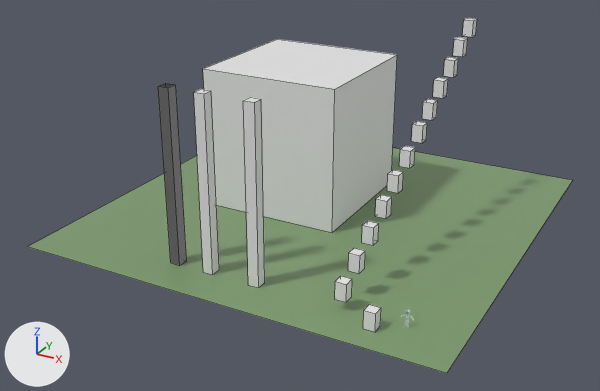
One commit to the Blender file data/source_models/game7_testmap00.blend: the scene before it, then after it.
Before and after are seen from a camera (50 mm lens) standing at (34.3, -67.2, 34.7) and looking at (-0.8, -3.5, 2.8). The lights are fixed; the arrows at lower left show +X, +Y and +Z. Mesh edges are drawn as thin lines on the coarser meshes.

Names of what the first picture shows: 'green cube', 'green cube.002', 'green cube.003', 'green cube.004', 'green cube.005', 'green cube.006', 'green cube.007', 'green cube.008', 'green cube.009', 'green cube.010', 'green cube.011', 'green cube.012', 'green cube.013', 'green cube.014', 'green cube.015', 'green cube.016', 'green cube.017', 'white cube'.
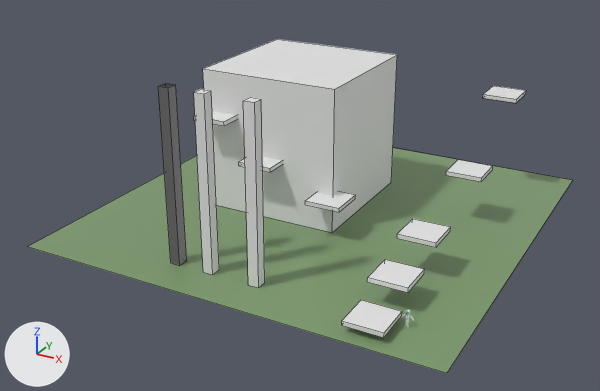
Where the newer file only moved an object's origin or applied its transform, the numbers keep the older frame.

Diff of the bpy script that builds the scene:
```diff
--- a/data/source_models/game7_testmap00.blend.py
+++ b/data/source_models/game7_testmap00.blend.py
@@ me_cube_006 @@
 me_cube_006.from_pydata(...)  # 8 vertices, 6 faces; spans x 9.34..10.34, y -16.21..-15.21, z 0.93..2.53
 # used by ob_green_cube_005; location = (0.0, 0.0, 0.0)
+# me_cube_006 part 2: the whole mesh is scaled about its middle by (3.44, 3.44, 0.261), then moved by (3.15, 8.94, 1.84)
@@ me_cube_007 @@
 me_cube_007.from_pydata(...)  # 8 vertices, 6 faces; spans x 9.34..10.34, y -13.87..-12.87, z 2.37..3.97
 # used by ob_green_cube_006; location = (0.0, 0.0, 0.0)
+# me_cube_007 part 3: the whole mesh is scaled about its middle by (3.44, 3.44, 0.261), then moved by (3.15, 0.71, -0.85)
@@ me_cube_008 @@
 me_cube_008.from_pydata(...)  # 8 vertices, 6 faces; spans x 9.34..10.34, y -11.36..-10.36, z 3.75..5.35
 # used by ob_green_cube_007; location = (0.0, 0.0, 0.0)
+# me_cube_008 part 4: the whole mesh is scaled about its middle by (3.44, 3.44, 0.261), then moved by (3.15, 15.8, 0.56)
@@ me_cube_009 @@
 me_cube_009.from_pydata(...)  # 8 vertices, 6 faces; spans x 9.34..10.34, y -8.8..-7.8, z 5.1..6.7
 # used by ob_green_cube_008; location = (0.0, 0.0, 0.0)
+# me_cube_009 part 5: the whole mesh is scaled about its middle by (3.44, 3.44, 0.261), then moved by (3.15, 23.19, 4.1)
@@ me_cube_010 @@
 me_cube_010.from_pydata(...)  # 8 vertices, 6 faces; spans x 9.34..10.34, y -6.46..-5.46, z 6.53..8.13
 # used by ob_green_cube_009; location = (0.0, 0.0, 0.0)
+# me_cube_010 part 6: the whole mesh is scaled about its middle by (3.44, 3.44, 0.261), then moved by (-6.88, 1.52, -3.76)
@@ me_cube_011 @@
 me_cube_011.from_pydata(...)  # 8 vertices, 6 faces; spans x 9.34..10.34, y -3.96..-2.96, z 7.92..9.52
 # used by ob_green_cube_010; location = (0.0, 0.0, 0.0)
+# me_cube_011 part 7: the whole mesh is scaled about its middle by (3.44, 3.44, 0.261), then moved by (-14.0, -0.98, -2.69)
@@ me_cube_012 @@
 me_cube_012.from_pydata(...)  # 8 vertices, 6 faces; spans x 9.34..10.34, y -1.33..-0.33, z 9.4..11.0
 # used by ob_green_cube_011; location = (0.0, 0.0, 0.0)
+# me_cube_012 part 8: the whole mesh is scaled about its middle by (3.44, 3.44, 0.261), then moved by (-18.92, -3.61, -0.44)
@@ me_cube_018 @@
 me_cube_018.from_pydata(...)  # 8 vertices, 6 faces; spans x 9.34..10.34, y -16.21..-15.21, z 0.93..2.53
 # used by ob_green_cube_017; location = (3.15, -1.46, -0.91)
+# me_cube_018 part 1: the whole mesh is scaled about its middle by (3.44, 3.44, 0.261), then moved by (3.15, -1.46, -0.91)
@@ ob_green_cube_012 @@
-ob_green_cube_012 = bpy.data.objects.new('green cube.012', me_cube_013)
-ob_green_cube_012.location = (0.0, 0.0, 0.0)
@@ ob_green_cube_013 @@
-ob_green_cube_013 = bpy.data.objects.new('green cube.013', me_cube_014)
-ob_green_cube_013.location = (0.0, 0.0, 0.0)
@@ ob_green_cube_014 @@
-ob_green_cube_014 = bpy.data.objects.new('green cube.014', me_cube_015)
-ob_green_cube_014.location = (0.0, 0.0, 0.0)
@@ ob_green_cube_015 @@
-ob_green_cube_015 = bpy.data.objects.new('green cube.015', me_cube_016)
-ob_green_cube_015.location = (0.0, 0.0, 0.0)
@@ ob_green_cube_016 @@
-ob_green_cube_016 = bpy.data.objects.new('green cube.016', me_cube_017)
-ob_green_cube_016.location = (0.0, 0.0, 0.0)
@@ ob_green_cube_017 @@
 ob_green_cube_017 = bpy.data.objects.new('green cube.017', me_cube_018)
-ob_green_cube_017.location = (3.15, -1.46, -0.91)
+ob_green_cube_017.location = (0.0, 0.0, 0.0)
```

Pixel boxes (x1, y1, x2, y2) of what changed, in the pictures (600 x 391 px):
'green cube.006', mesh rescaled (228% wider, 30% taller): before (348, 248, 365, 274); after (367, 259, 425, 293)
'green cube.017', mesh rescaled, moved (221% wider, 39% taller): before (363, 305, 381, 332); after (342, 300, 402, 338)
'green cube.005', mesh rescaled (206% wider, 7% taller): before (335, 276, 352, 302); after (397, 219, 451, 247)
'green cube.007', mesh rescaled (167% wider): before (362, 221, 379, 245); after (446, 159, 493, 182)
'green cube.009', mesh rescaled: before (387, 170, 403, 193); after (305, 191, 356, 212)
'green cube.008', mesh rescaled (144% wider, 28% shorter): before (375, 195, 392, 219); after (483, 86, 526, 103)
'green cube.010', mesh rescaled: before (399, 146, 415, 168); after (239, 157, 282, 172)
'green cube.011', mesh rescaled: before (412, 121, 427, 143); after (194, 111, 237, 126)
'green cube.012', deleted: before (422, 99, 438, 120)
'green cube.013', deleted: before (433, 77, 448, 98)
'green cube.014', deleted: before (443, 57, 458, 77)
'green cube.015', deleted: before (453, 37, 468, 57)
'green cube.016', deleted: before (462, 18, 477, 37)
